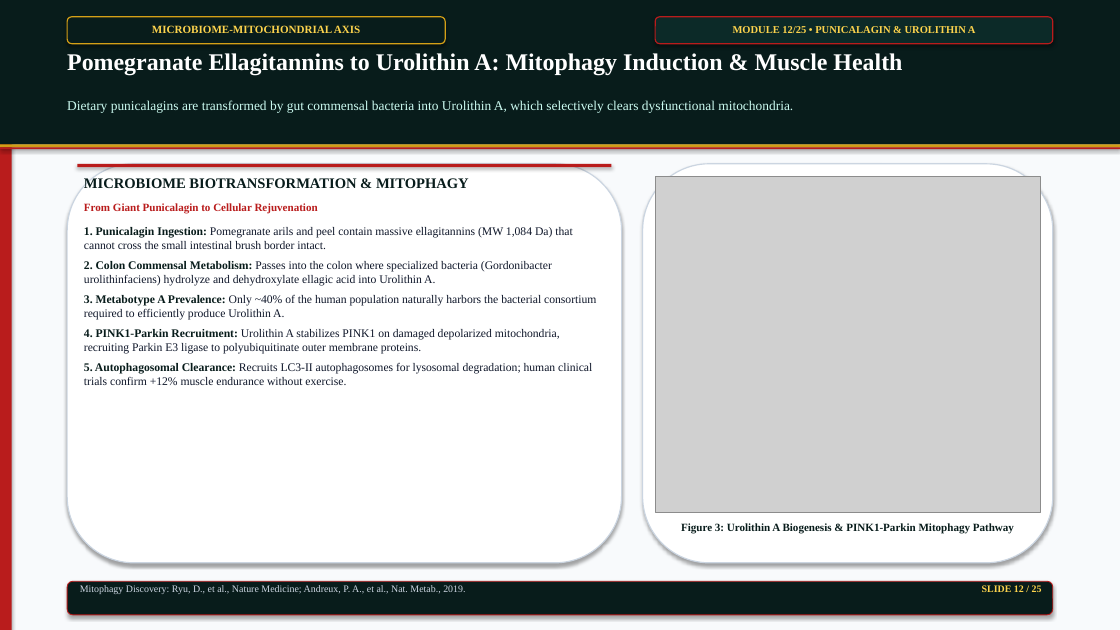
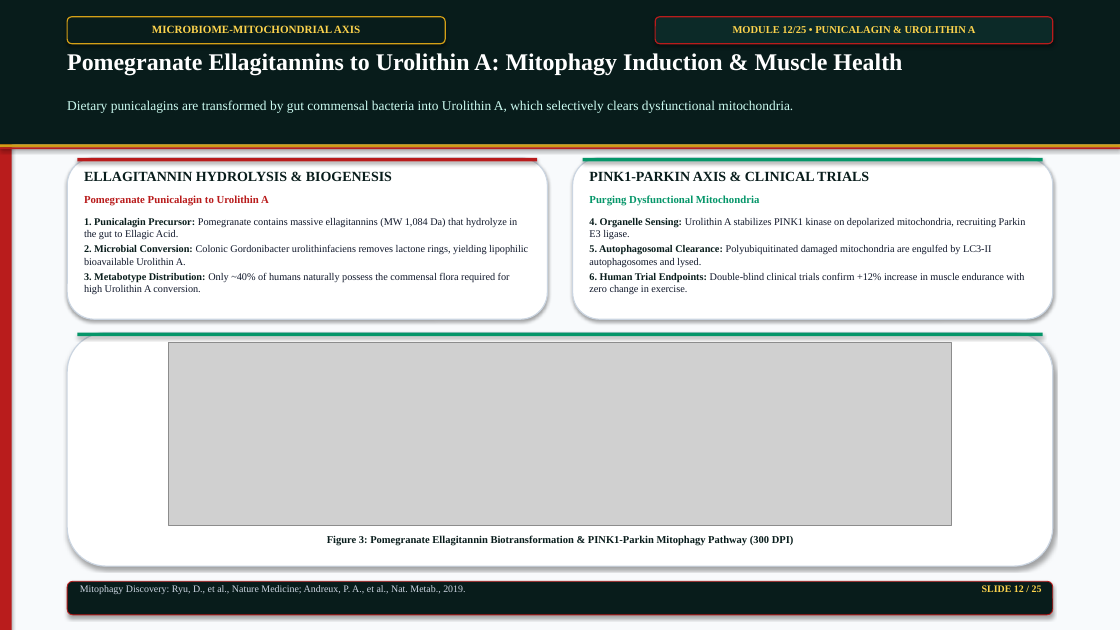
Before and after one commit to satyasanatan989/academic-presentation-engine, a slide deck: slide 12 of samples/phytochemicals_25slides_master_deck.pptx. Drawn at 1120x630 pixels with LibreOffice and Linux fonts; fonts in the diff are those of the drawing; grey boxes stand for pictures. Boxes give left, top, right and bottom in pixels: in the first picture for what was removed or moved away, otherwise in the second. Text is boxed around its words. In the diff, an @@ line names an element or a change of style, - is before the commit and + after.

```diff
--- a/samples/phytochemicals_25slides_master_deck.pptx
+++ b/samples/phytochemicals_25slides_master_deck.pptx
@@ rounded rectangle: place and size @@
-rounded rectangle at bbox=[67, 164, 622, 563]
+rounded rectangle at bbox=[67, 158, 548, 319]
@@ rectangle: place and size @@
-rectangle at bbox=[77, 164, 612, 167]
+rectangle at bbox=[77, 158, 538, 161]
@@ text at bbox=[84, 171, 392, 181]: text changed; size 12.5 to 12 pt @@
-MICROBIOME BIOTRANSFORMATION & MITOPHAGY
+ELLAGITANNIN HYDROLYSIS & BIOGENESIS
@@ rounded rectangle: place and size @@
-rounded rectangle at bbox=[643, 164, 1053, 563]
+rounded rectangle at bbox=[573, 158, 1054, 319]
@@ rectangle added at bbox=[583, 158, 1044, 161], fill #059669 @@
@@ text at bbox=[589, 171, 869, 181]: text changed; size 9.5 to 12 pt @@
-Figure 3: Urolithin A Biogenesis & PINK1-Parkin Mitophagy Pathway
+PINK1-PARKIN AXIS & CLINICAL TRIALS
@@ picture removed at bbox=[655, 176, 1040, 513] @@
@@ text at bbox=[84, 195, 269, 206]: text changed; size 9.5 to 9.2 pt @@
-From Giant Punicalagin to Cellular Rejuvenation
+Pomegranate Punicalagin to Urolithin A
@@ text added at bbox=[589, 195, 759, 206], 9.2 pt, text #059669, bold @@
+Purging Dysfunctional Mitochondria
@@ text at bbox=[84, 218, 528, 294]: text changed; size 10 to 8.8 pt @@
-1. Punicalagin Ingestion: Pomegranate arils and peel contain massive ellagitannins (MW 1,084 Da) that cannot cross the small intestinal brush border intact.
-2. Colon Commensal Metabolism: Passes into the colon where specialized bacteria (Gordonibacter urolithinfaciens) hydrolyze and dehydroxylate ellagic acid into Urolithin A.
-3. Metabotype A Prevalence: Only ~40% of the human population naturally harbors the bacterial consortium required to efficiently produce Urolithin A.
-4. PINK1-Parkin Recruitment: Urolithin A stabilizes PINK1 on damaged depolarized mitochondria, recruiting Parkin E3 ligase to polyubiquitinate outer membrane proteins.
-5. Autophagosomal Clearance: Recruits LC3-II autophagosomes for lysosomal degradation; human clinical trials confirm +12% muscle endurance without exercise.
+1. Punicalagin Precursor: Pomegranate contains massive ellagitannins (MW 1,084 Da) that hydrolyze in the gut to Ellagic Acid.
+2. Microbial Conversion: Colonic Gordonibacter urolithinfaciens removes lactone rings, yielding lipophilic bioavailable Urolithin A.
+3. Metabotype Distribution: Only ~40% of humans naturally possess the commensal flora required for high Urolithin A conversion.
@@ text added at bbox=[589, 218, 1026, 294], 8.8 pt, text #0F172A @@
+4. Organelle Sensing: Urolithin A stabilizes PINK1 kinase on depolarized mitochondria, recruiting Parkin E3 ligase.
+5. Autophagosomal Clearance: Polyubiquitinated damaged mitochondria are engulfed by LC3-II autophagosomes and lysed.
+6. Human Trial Endpoints: Double-blind clinical trials confirm +12% increase in muscle endurance with zero change in exercise.
@@ rounded rectangle added at bbox=[67, 333, 1053, 566], fill #FFFFFF, outline #CBD5E1 1 pt @@
@@ rectangle added at bbox=[77, 333, 1043, 336], fill #059669 @@
@@ picture added at bbox=[169, 343, 951, 526] @@
@@ text added at bbox=[327, 535, 794, 546], 9 pt, text #081C1B, bold @@
+Figure 3: Pomegranate Ellagitannin Biotransformation & PINK1-Parkin Mitophagy Pathway (300 DPI)
```
Also in this commit, not shown: 22 other slides changed, 1 slide added, 1 slide removed, 53 other files.
